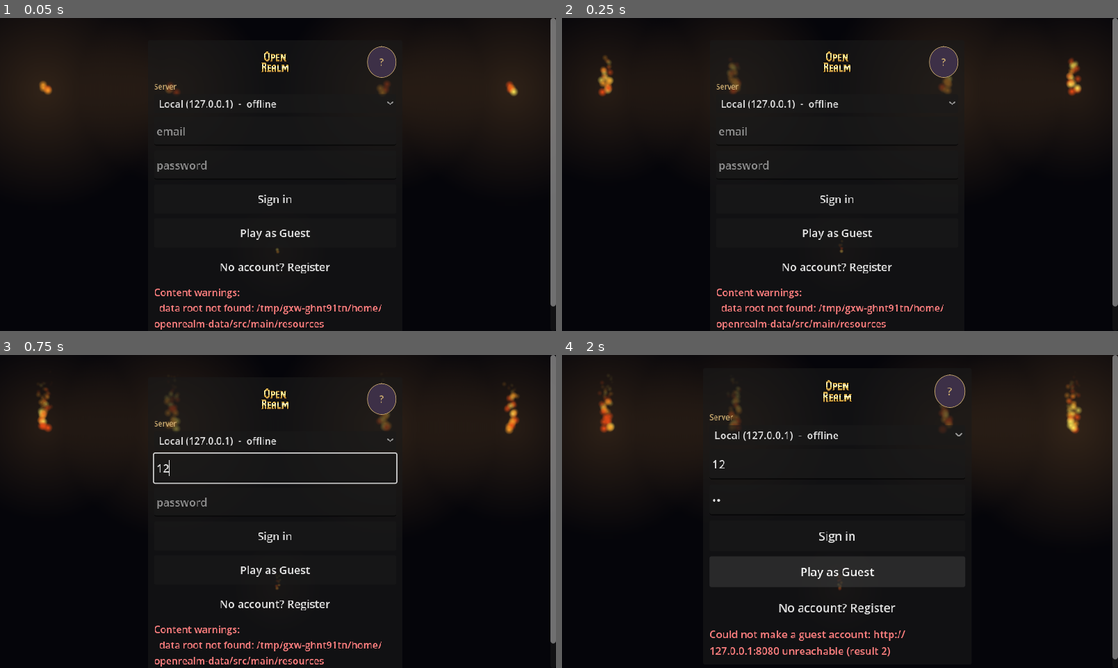
Above: before the commit, frames 1-4 (two rows, left to right).
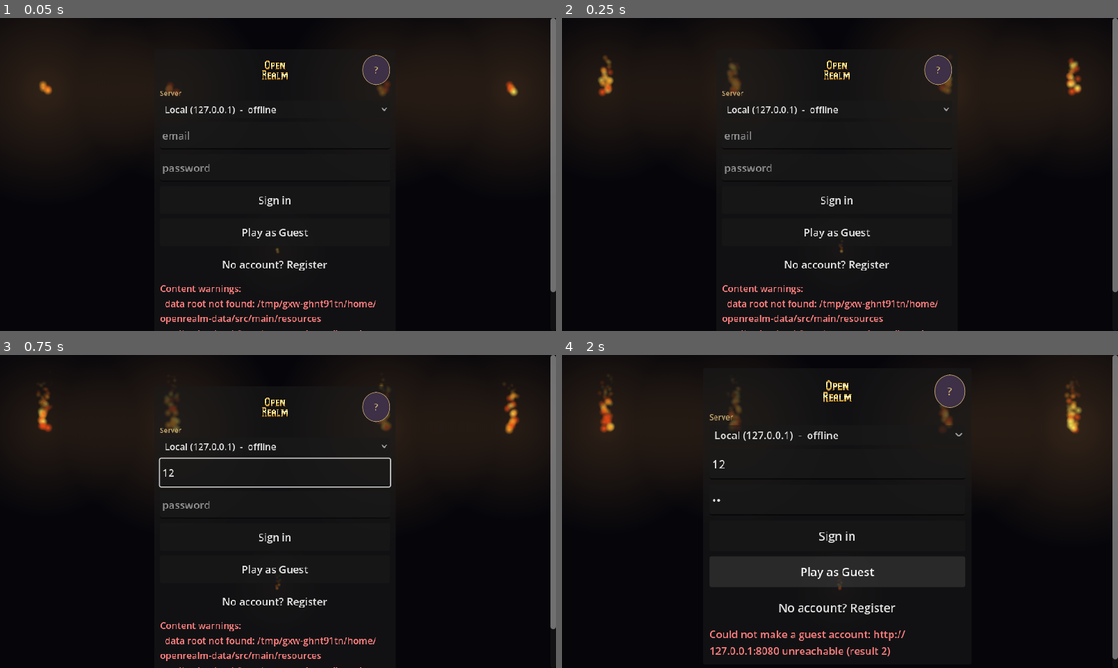
Above: after the commit, the same moments.

Repository: ruusey/openrealm-godot-client
Game: Godot game, scene res://scenes/main.tscn
The game is run twice, just before and just after one commit, with the same random seed, the same clock (stepped at 60 frames per second) and the same inputs.
Inputs (mouse positions are in pixels of both pictures, inside the frame that each line leads up to):
- Up to frame 1 (0.05 s): no input
- Up to frame 2 (0.25 s): no input
- Up to frame 3 (0.75 s): click (278, 467) at 0.52 s; type "12" at 0.6 s
- Up to frame 4 (2 s): click (840, 502) at 0.75 s; type "12" at 0.83 s; click "Play as Guest" at 1.25 s

The runs differ from the first frame. In frame 1, 3.6% of the frame differs, in the area x 27-100%, y 8-100%; in frame 2, 3.6%; in frame 3, 4.5%; in frame 4, nothing differs.

Commit message:
Breakable walls: crack overlay stages from masked NetTile

Diff:
--- a/scripts/content/content_library.gd
+++ b/scripts/content/content_library.gd
@@ -9,6 +9,8 @@
 ## the data service over HTTP, which is what a web build has to use.
 
 ## filename -> destination dictionary key, keyed by the id field in each entry.
+## Shared crack overlay for breakable walls: one 8x16 cell per stage (75/50/25% HP).
+const CRACK_SHEET := "openrealm-wall-cracks.png"
 const SOURCES := {
 	"tiles.json": ["tiles", "tileId"],
 	"enemies.json": ["enemies", "enemyId"],
@@ -109,6 +111,7 @@
 			var key: String = entry.get("spriteKey", "")
 			if key != "":
 				keys[key] = true
+	keys[CRACK_SHEET] = true
 	return keys.keys()
 
 
--- a/scripts/content/game_data.gd
+++ b/scripts/content/game_data.gd
@@ -6,6 +6,7 @@
 
 const DEFAULT_TILE_SPRITE_SIZE := SpriteCache.DEFAULT_SPRITE_SIZE
 const TILE_RENDER_SIZE := 32
+const CRACK_CELL_HEIGHT := 16
 
 var library := ContentLibrary.new()
 var sprites := SpriteCache.new()
@@ -148,6 +149,18 @@
 	return texture
 
 
+## A breakable wall's crack overlay for `stage` (1-3), the full 8x16 cell.
+func crack_overlay(stage: int) -> AtlasTexture:
+	return sprites.atlas(ContentLibrary.CRACK_SHEET, 0, stage - 1, DEFAULT_TILE_SPRITE_SIZE,
+		DEFAULT_TILE_SPRITE_SIZE, CRACK_CELL_HEIGHT)
+
+
+## The overlay's upper square: for square tiles, and for the wall top face redrawn over entities.
+func crack_top_face(stage: int) -> AtlasTexture:
+	return sprites.top_face(ContentLibrary.CRACK_SHEET, 0, stage - 1, DEFAULT_TILE_SPRITE_SIZE,
+		CRACK_CELL_HEIGHT)
+
+
 func tile_data(tile_id: int) -> Dictionary:
 	if _data_by_id.has(tile_id):
 		return _data_by_id[tile_id]
--- a/scripts/net/schema.gd
+++ b/scripts/net/schema.gd
@@ -4,7 +4,7 @@
 #   python3 tools/gen_schema.py <java-src-root>
 #
 # Source tree : C:\Users\ruuse\Documents\GitHub\openrealm\src
-# Generated   : 2026-10-10 03:28:20Z
+# Generated   : 2026-10-13 18:44:21Z
 # Packets     : 58
 # Entities    : 21
 #
@@ -673,8 +673,13 @@
 	"NetTile": [
 		["tileId", "short", false],
 		["layer", "byte", false],
-		["xIndex", "int", false],
-		["yIndex", "int", false],
+		["xIndex", "short", false],
+		["yIndex", "short", false],
+		["_mask", "mask", false, [
+			[1, [
+				["crackStage", "byte", false],
+			]],
+		]],
 	],
 	"NetTradeSelection": [
 		["player0Selection", "NetInventorySelection", false],
--- a/scripts/render/tile_renderer.gd
+++ b/scripts/render/tile_renderer.gd
@@ -113,6 +113,8 @@
 					billboards.ring(canvas, content.tile_texture(tile_id),
 						content.tile_render_rect(tile_id, rect), own)
 				_draw_tile(canvas, content, tile_id, rect)
+				if layer == GameConstants.COLLISION_LAYER:
+					_draw_crack(canvas, content, tile_id, tiles.crack_at(key), rect)
 				if GroundChunk.counts(own, tile_x, tile_y):
 					drawn += 1
 		# Fringes blend the base layer's seams, so they go on after it and
@@ -153,3 +155,20 @@
 		missing_tiles[tile_id] = true
 		push_warning("no sprite for tile id %d" % tile_id)
 	canvas.draw_rect(rect, Color.from_hsv(fmod(tile_id * 0.137, 1.0), 0.35, 0.45))
+
+
+## A damaged breakable wall's crack overlay, laid over the art exactly as the
+## tile itself was drawn: the full 8x16 cell for walls, its top square otherwise.
+func _draw_crack(canvas: CanvasItem, content: GameData, tile_id: int, stage: int, rect: Rect2) -> void:
+	if stage <= 0:
+		return
+	var draw_rect := content.tile_render_rect(tile_id, rect)
+	var height := content.tile_render_height(tile_id)
+	if draw_rect == rect and height > rect.size.y:
+		var overlay := content.crack_overlay(stage)
+		if overlay != null:
+			canvas.draw_texture_rect(overlay, Rect2(rect.position, Vector2(rect.size.x, height)), false)
+		return
+	var face := content.crack_top_face(stage)
+	if face != null:
+		canvas.draw_texture_rect(face, draw_rect, false)
--- a/scripts/render/wall_occlusion_renderer.gd
+++ b/scripts/render/wall_occlusion_renderer.gd
@@ -62,6 +62,12 @@
 			var face := content.tile_top_face(tile_id)
 			if face == null:
 				continue
-			draw_texture_rect(face,
-				Rect2(tile_x * size, tile_y * size, size, size), false)
+			var face_rect := Rect2(tile_x * size, tile_y * size, size, size)
+			draw_texture_rect(face, face_rect, false)
+			# The clean top face would otherwise paint over a breakable wall's cracks.
+			var stage := state.tiles.crack_at(Vector2i(tile_x, tile_y))
+			if stage > 0:
+				var crack := content.crack_top_face(stage)
+				if crack != null:
+					draw_texture_rect(crack, face_rect, false)
 			drawn += 1
--- a/scripts/world/tile_map_state.gd
+++ b/scripts/world/tile_map_state.gd
@@ -24,6 +24,8 @@
 var layers := {}
 ## What changed since the ground last redrew (TileRenderer takes both).
 var changed_cells := {}   # Vector2i -> true; a re-sent, unchanged id is none
+## Breakable walls' crack overlay stage (1-3), collision layer only.
+var cracks := {}   # Vector2i -> stage; intact cells are absent
 var cleared := false
 
 var _content: GameData
@@ -35,6 +37,7 @@
 
 func clear() -> void:
 	layers.clear()
+	cracks.clear()
 	changed_cells.clear()
 	cleared = true
 
@@ -84,7 +87,23 @@
 		if layers[layer].get(cell) != tile_id:
 			layers[layer][cell] = tile_id
 			changed_cells[cell] = true
+		if layer == COLLISION_LAYER:
+			_apply_crack(cell, int(tile.get("crackStage", 0)))
 	return changed
+
+
+func crack_at(cell: Vector2i) -> int:
+	return int(cracks.get(cell, 0))
+
+
+func _apply_crack(cell: Vector2i, stage: int) -> void:
+	if crack_at(cell) == stage:
+		return
+	if stage > 0:
+		cracks[cell] = stage
+	else:
+		cracks.erase(cell)
+	changed_cells[cell] = true
 
 
 ## Whether the ground under an entity's feet slows it -- and, since the
--- a/tests/unit/test_codec.gd
+++ b/tests/unit/test_codec.gd
@@ -177,12 +177,21 @@
 	var tile: Dictionary = NetCodec.read_value(WireBuffer.make_reader(writer.data_array), "NetTile")
 	assert_eq(tile["tileId"], 3)
 	assert_eq(tile["yIndex"], 5)
+	assert_false(tile.has("crackStage"), "an intact tile carries no crack section")
+
+
+func test_cracked_tile_rides_its_masked_section():
+	var writer := WireBuffer.make_writer()
+	NetCodec.write_value(writer, "NetTile", {"tileId": 61, "layer": 1, "xIndex": 4, "yIndex": 5, "crackStage": 2})
+	assert_eq(writer.data_array.size(), 2 + 1 + 2 + 2 + 1 + 1)
+	var tile: Dictionary = NetCodec.read_value(WireBuffer.make_reader(writer.data_array), "NetTile")
+	assert_eq(tile["crackStage"], 2)
 
 
 func test_write_value_tolerates_a_non_dictionary_entity():
 	var writer := WireBuffer.make_writer()
 	NetCodec.write_value(writer, "NetTile", "not a struct")
-	assert_eq(writer.data_array.size(), 2 + 1 + 4 + 4, "falls back to a zeroed NetTile")
+	assert_eq(writer.data_array.size(), 2 + 1 + 2 + 2 + 1, "falls back to a zeroed NetTile")
 
 
 func test_deeply_nested_entities_roundtrip():
--- a/tests/unit/test_realm_state_world.gd
+++ b/tests/unit/test_realm_state_world.gd
@@ -31,6 +31,21 @@
 	assert_eq(state.tiles.tile_at(GameConstants.COLLISION_LAYER, 10, 2), 9,
 		"column 10, row 2")
 	assert_eq(state.tiles.tile_at(GameConstants.COLLISION_LAYER, 2, 10), -1)
+
+
+func test_breakable_wall_crack_stage_tracks_the_stream():
+	var wall := {"tileId": 61, "layer": GameConstants.COLLISION_LAYER, "xIndex": 2, "yIndex": 10}
+	var cracked := wall.duplicate()
+	cracked["crackStage"] = 2
+	state.apply_packet("LoadMapPacket", {"realmId": 1, "tiles": [wall]})
+	assert_eq(state.tiles.crack_at(Vector2i(10, 2)), 0, "an intact wall has no crack")
+	state.tiles.changed_cells.clear()
+	state.apply_packet("LoadMapPacket", {"realmId": 1, "tiles": [cracked]})
+	assert_eq(state.tiles.crack_at(Vector2i(10, 2)), 2)
+	assert_true(state.tiles.changed_cells.has(Vector2i(10, 2)), "a new stage redraws the cell")
+	state.apply_packet("LoadMapPacket", {"realmId": 1, "tiles": [
+		{"tileId": 0, "layer": GameConstants.COLLISION_LAYER, "xIndex": 2, "yIndex": 10}]})
+	assert_eq(state.tiles.crack_at(Vector2i(10, 2)), 0, "a destroyed wall drops its crack")
 
 
 func test_load_map_records_dimensions_and_tiles():
Binary file changed: tests/golden/frames.bin
Not shown, changed: tests/golden/manifest.json
Not shown, changed: tools/gen_golden.py
